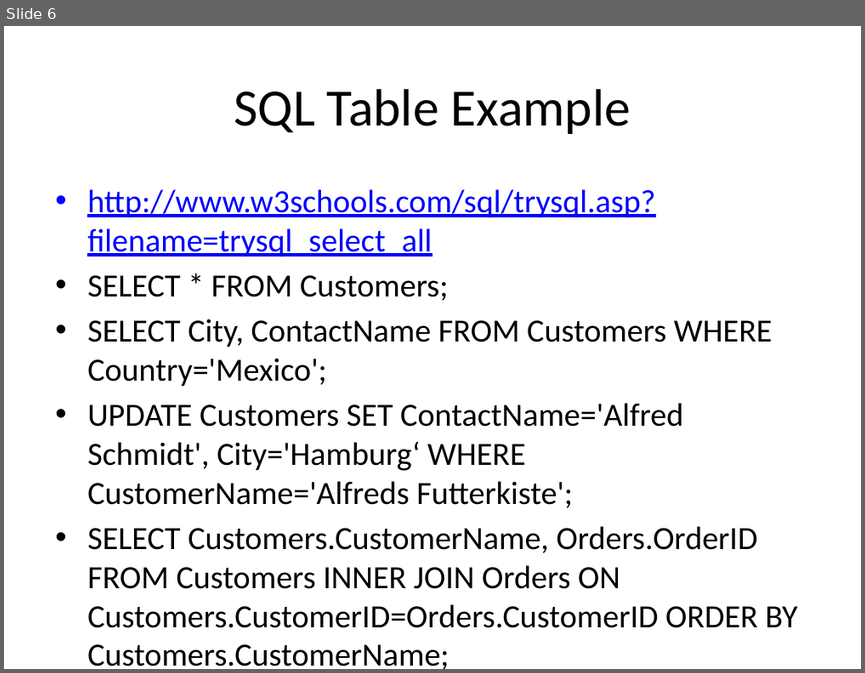
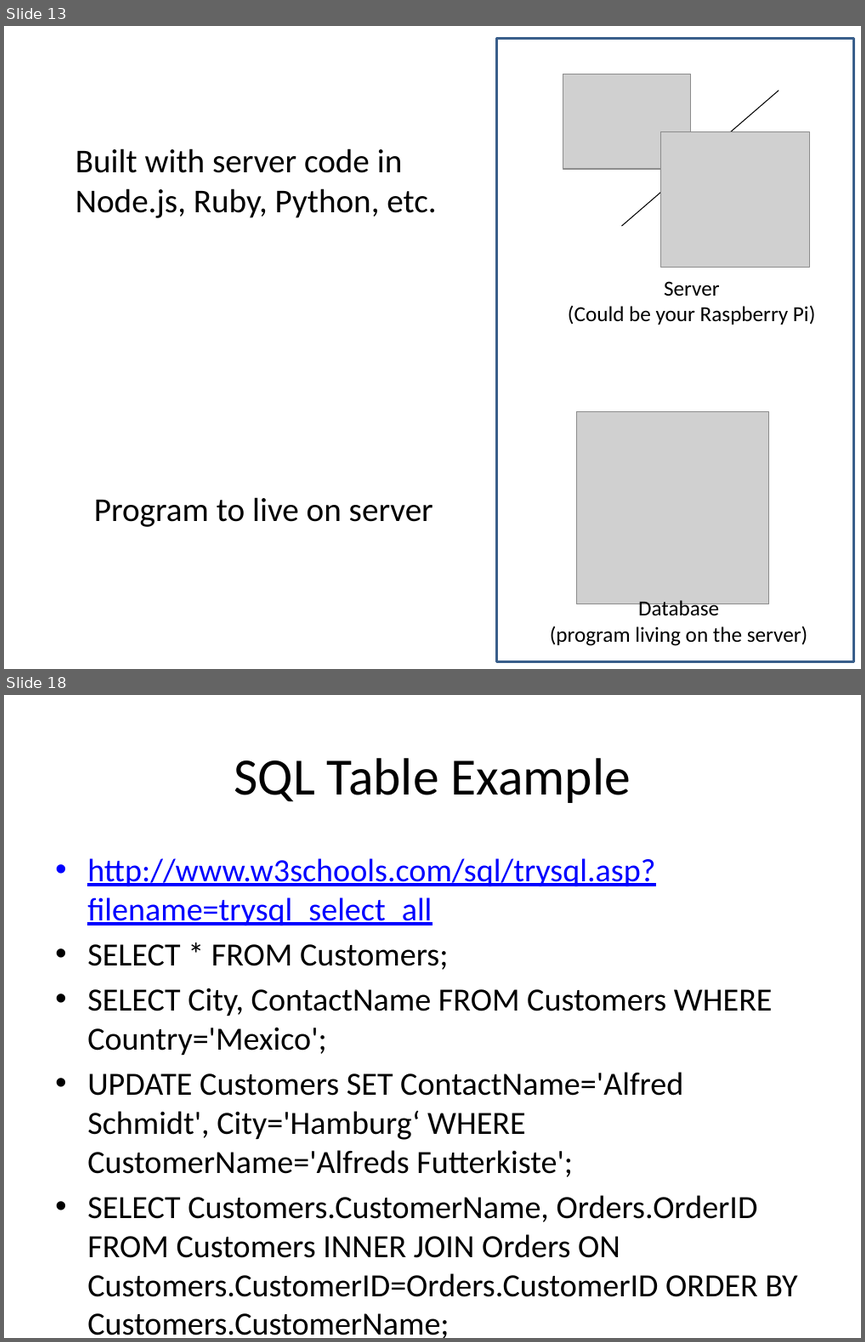
Before and after one commit to sjfricke/IEEE-Mini-Projects-UW-Madison, a slide deck: Tutorial/PowerPoint Versions/MongoDB and Databases.pptx. Shown one above the other, each under a label of ours: slide 6 before the commit, slides 13 and 18 after it; the slides between them are not shown. The pictures are 865x673 and 865x1342 pixels, drawn with LibreOffice and Linux fonts; fonts in the diff are those of the drawing; grey boxes stand for pictures. Boxes give left, top, right and bottom in pixels: in the first picture for what was removed or moved away, otherwise in the second. Text is boxed around its words. In the diff, an @@ line names an element or a change of style, - is before the commit and + after.

```diff
--- a/Tutorial/PowerPoint Versions/MongoDB and Databases.pptx
+++ b/Tutorial/PowerPoint Versions/MongoDB and Databases.pptx
@@ slide 13 added at box(4, 26, 861, 669), background #FFFFFF @@
@@ rectangle added at box(497, 39, 854, 662), outline #3A5F8C 2 pt @@
@@ picture added at box(562, 74, 690, 168) @@
@@ line added from (622, 226) to (778, 91), #000000 0.75 pt @@
@@ text added at box(75, 148, 436, 218), 28 pt, text #000000 @@
+Built with server code in Node.js, Ruby, Python, etc.
@@ picture added at box(661, 131, 810, 267) @@
@@ text added at box(568, 281, 815, 324), 18 pt, text #000000 @@
+Server
+(Could be your Raspberry Pi)
@@ picture added at box(576, 412, 769, 604) @@
@@ text added at box(94, 497, 433, 527), 28 pt, text #000000 @@
+Program to live on server
@@ text added at box(550, 600, 807, 646), 18 pt, text #000000 @@
+Database
+(program living on the server)
@@ what was slide 6 is now slide 18 @@
```
Also in this commit, not shown: 9 slides changed, 12 other slides added, 1 other file.
